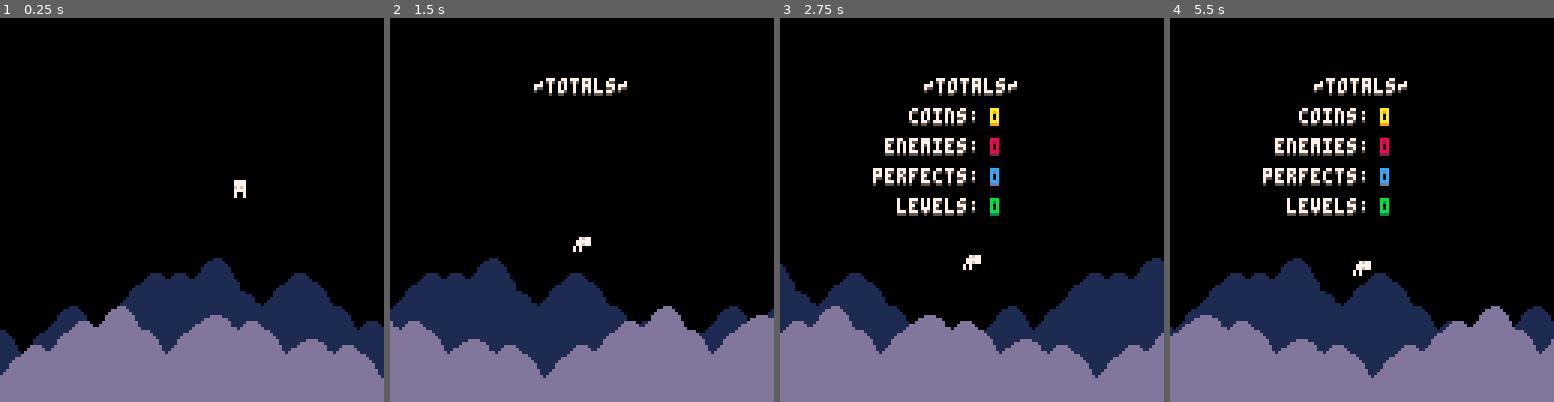
Above: before the commit, frames 1-4 (left to right).
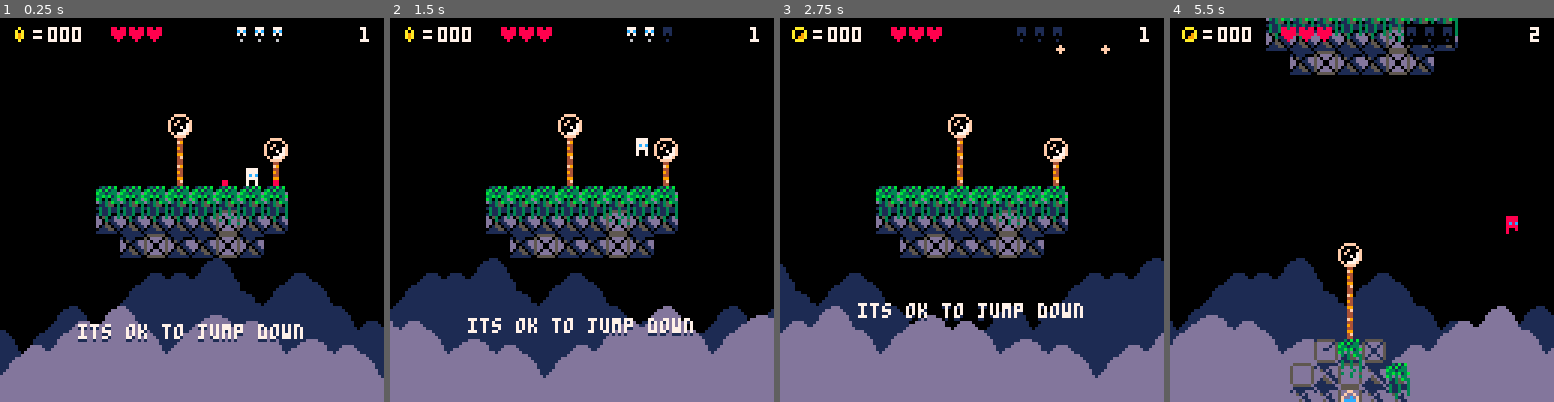
Above: after the commit, the same moments.

Repository: rdelos747/pico8
Game: PICO-8 cartridge jumper.p8
The game is run twice, just before and just after one commit, with the same random seed, the same clock (stepped at 60 frames per second) and the same inputs.
Inputs:
- Up to frame 1 (0.25 s): no input
- Up to frame 2 (1.5 s): tap X (X key) at 0.33, 1.07 s; tap O (Z key) at 0.7 s
- Up to frame 3 (2.75 s): hold Right 1.6-2.1 s; tap O (Z key) at 1.7, 2.1, 2.5 s; tap X (X key) at 1.85 s; hold Up 2.15-2.42 s; hold Right from 2.47 s (still down)
- Up to frame 4 (5.5 s): tap O (Z key) every 0.4 s from 2.9 to 5.3 s; tap X (X key) at 2.97, 4.08, 5.2 s; release Right at 3.03 s; hold Left 3.08-3.58 s; hold Down 3.63-3.97 s; hold Right 4.02-4.68 s; hold Up 4.73-5.03 s; hold Left from 5.08 s (still down)

The runs differ from the first frame. In frame 1, 9.9% of the frame differs, in the area x 3-97%, y 2-85%; in frame 2, 10%; in frame 3, 12%; in frame 4, 13%, in the area x 0-100%, y 0-100%.

Commit message:
Wed Jul 24 01:04:00 EDT 2019

Diff:
--- a/jumper.p8
+++ b/jumper.p8
@@ -118,6 +118,10 @@
 -- ===================
 function _init()
 	printh("------start------")
+	reset()
+end
+
+function reset()
 	--vars
 	last_level=nil
 	l_type="norm"
@@ -139,6 +143,7 @@
 	total_enim=0
 	total_lvls=0
 	--functions
+	clear_objects()
 	init_parallax()
 	//init_level()
 	init_first()
@@ -331,7 +336,7 @@
 		water_dist=10,
 		shoot=0,
 		w_tm=0,
-		hp=0,
+		hp=3,
 		hp_max=3,
 		hit=0,
 		hit_dx=0,
@@ -561,6 +566,18 @@
 		end
 	else
 		pp.y+=sin(pp.d_tm1)*0.4
+	end
+
+	if btnp(❎) then
+		if not pp.cntr then
+			pp.cntr=true
+			pp.x=64
+			pp.y=84
+		elseif pp.d_tm1<0.5 then
+			pp.d_tm1=0.6
+		else
+			reset()
+		end
 	end
 end
 
@@ -843,26 +860,11 @@
 -- ==========
 -- scrolling
 -- ===================
-
 function init_scroll()
+	clear_objects()
 	scroll=1
 	l_num+=1
 	total_lvls+=1
-	for c in all(coins)do
-		del(coins,c)
-	end
-	for f in all(flares)do
-		del(flares,f)
-	end
-	for b in all(bats)do
-		del(bats,b)
-	end
-	for b in all(bullets)do
-		del(bullets,b)
-	end
-	for f in all(flashes)do
-		del(flashes,f)
-	end
 	last_level=copy_table(level)
 	if l_num%10==0 then
 		l_type="shop"
@@ -902,6 +904,24 @@
 				i*8,j*8-scroll)
 		end
 	end end
+end
+
+function clear_objects()
+	for c in all(coins)do
+		del(coins,c)
+	end
+	for f in all(flares)do
+		del(flares,f)
+	end
+	for b in all(bats)do
+		del(bats,b)
+	end
+	for b in all(bullets)do
+		del(bullets,b)
+	end
+	for f in all(flashes)do
+		del(flashes,f)
+	end
 end
 
 -- ==========
